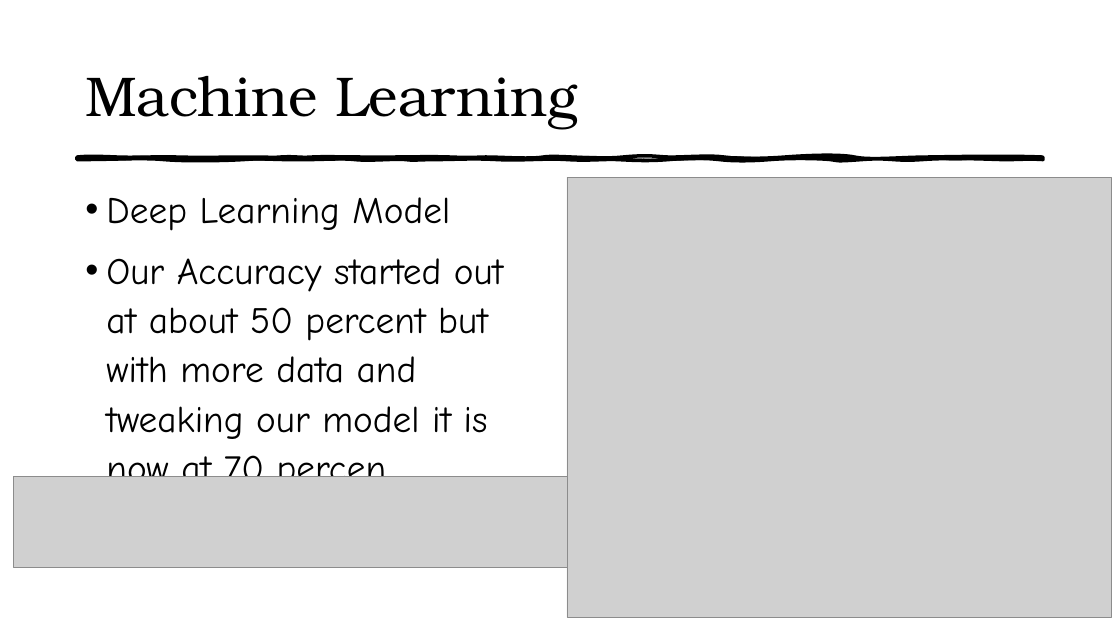
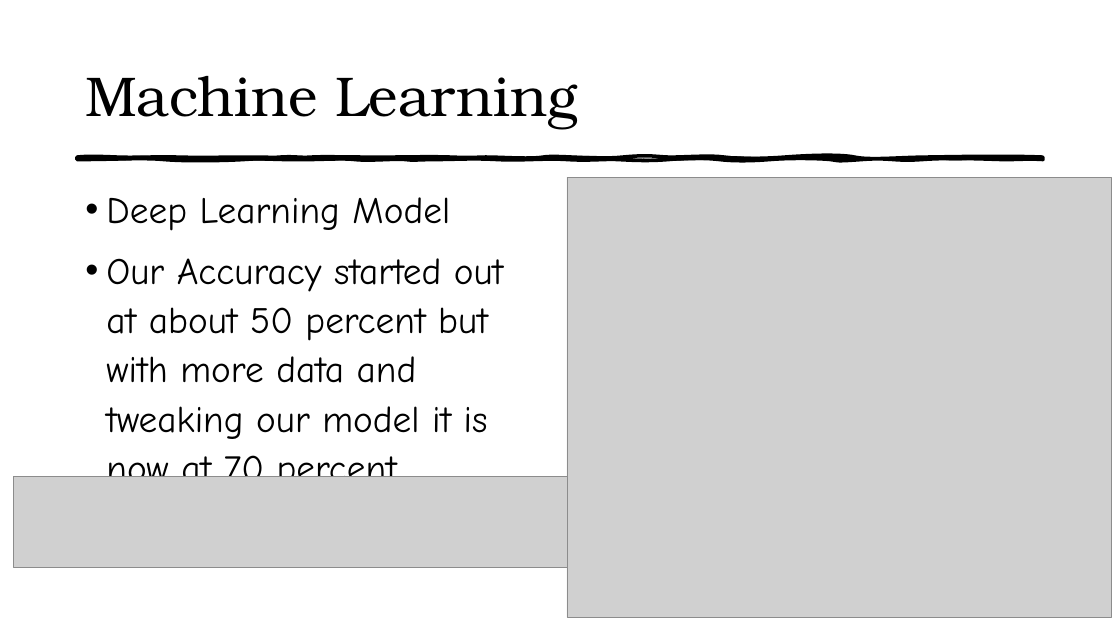
Before and after one commit to tristanh314/final-project-ddt, a slide deck: slide 10 of Machine Learning in the Housing Market.pptx. Drawn at 1120x630 pixels with LibreOffice and Linux fonts; fonts in the diff are those of the drawing; grey boxes stand for pictures. Boxes give left, top, right and bottom in pixels: in the first picture for what was removed or moved away, otherwise in the second. Text is boxed around its words. In the diff, an @@ line names an element or a change of style, - is before the commit and + after.

Commit message:
spellingErrorFixed

```diff
--- a/Machine Learning in the Housing Market.pptx
+++ b/Machine Learning in the Housing Market.pptx
@@ text at bbox=[106, 258, 504, 477]: text changed @@
-• Our Accuracy started out at about 50 percent but with more data and tweaking our model it is now at 70 percen
+• Our Accuracy started out at about 50 percent but with more data and tweaking our model it is now at 70 percent
```
